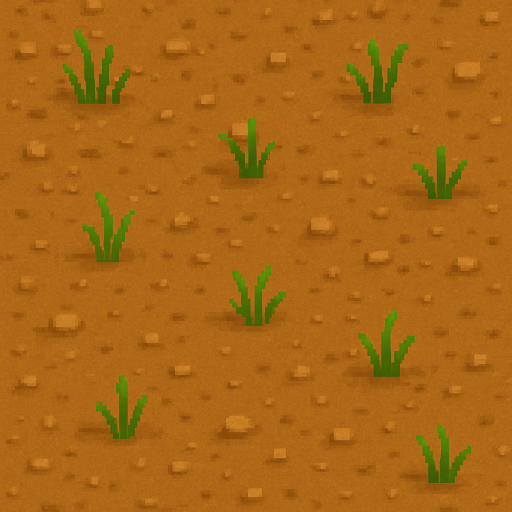
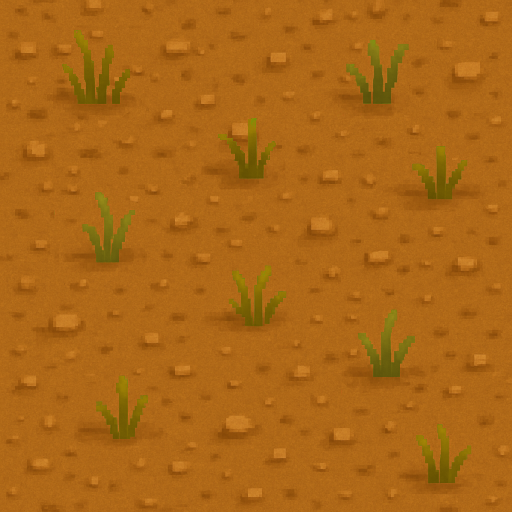
Comparing the layer stacks of the two 512 x 512 images. Changes:
showed "grass_autumn", painted on it over [52,30,471,483]
hid "grass_summer" over [52,30,471,483]
